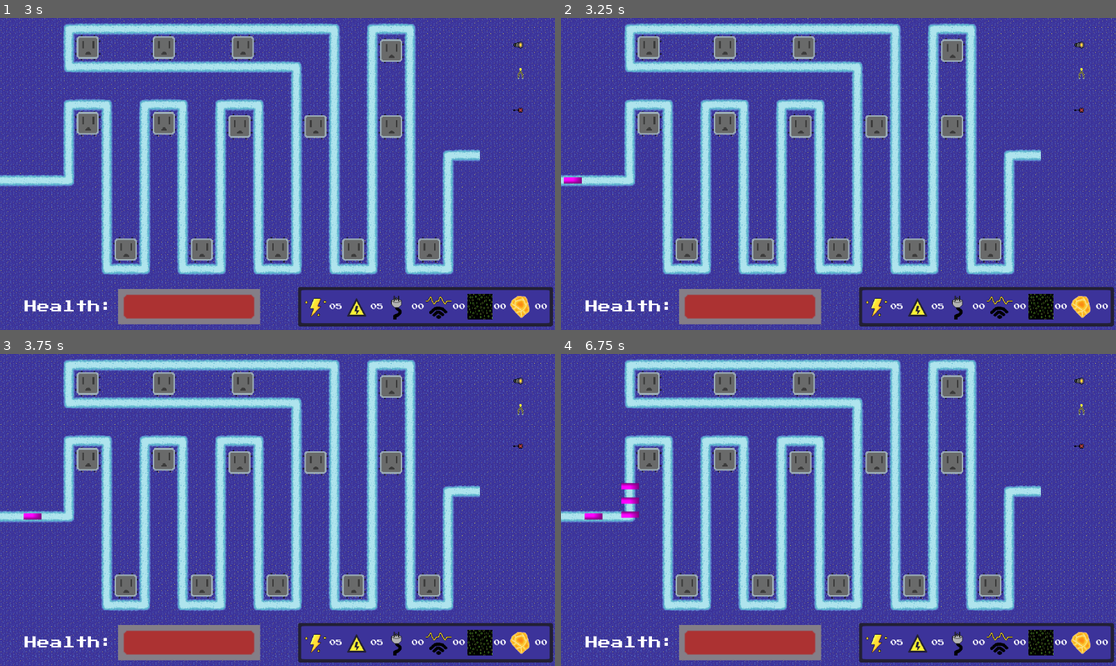
Above: before the commit, frames 1-4 (two rows, left to right).
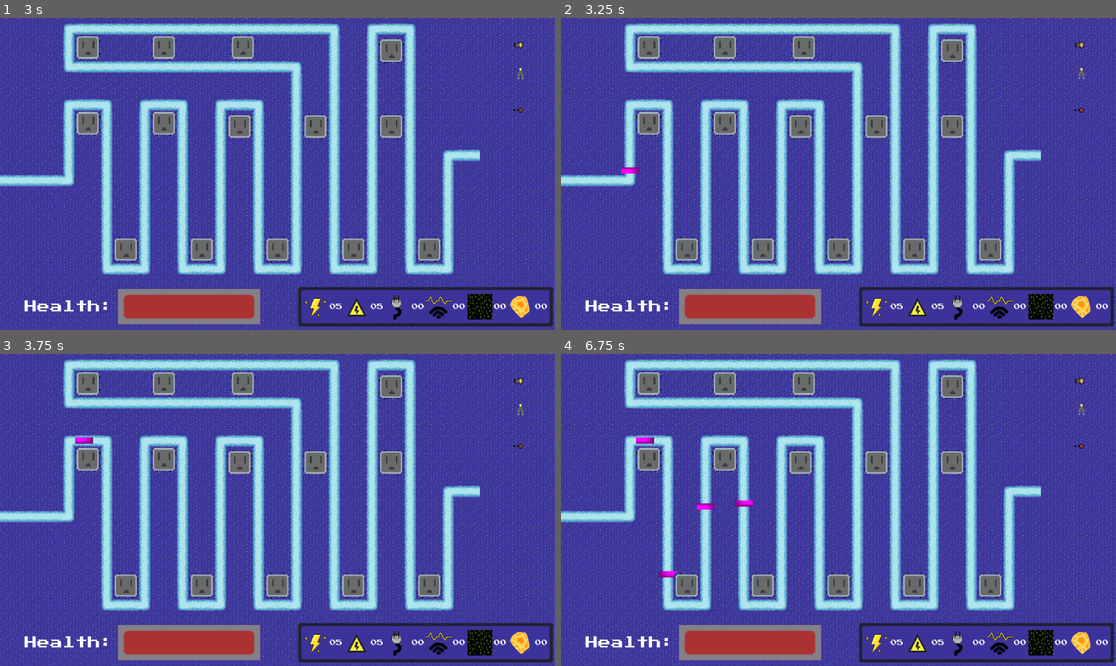
Above: after the commit, the same moments.

Repository: CalebJoines/Computer-Castle
Game: Godot game, scene res://Scenes/game.tscn
Same seed, same stepped clock (60 frames per second), same inputs: the game is played once before the commit and once after it. This scene is started directly instead of the project's main scene. Sound files missing from this copy of the repository are replaced by a short silence.
Inputs (mouse positions are in pixels of both pictures, inside the frame that each line leads up to):
- Up to frame 1 (3 s): click (521, 46) at 0.5 s; click (521, 77) at 1.25 s; click (521, 111) at 2 s; click (521, 46) at 2.75 s
- Up to frame 2 (3.25 s): no input
- Up to frame 3 (3.75 s): click (521, 413) at 3.5 s
- Up to frame 4 (6.75 s): click (1082, 447) at 4.25 s; click (1082, 382) at 5 s; click (1082, 413) at 5.75 s; click (1082, 447) at 6.5 s

Frame 1 is identical in both runs. In frame 2, 0.1% of the frame differs, in the area x 0-15%, y 47-54%; in frame 3, 0.1%; in frame 4, 0.6%, in the area x 4-35%, y 26-72%.

Commit message:
Enemy does damage to player when reaching the end. Have not yet implemented popup question scene

Diff:
--- a/computer-castle-/Scripts/enemy.gd
+++ b/computer-castle-/Scripts/enemy.gd
@@ -2,19 +2,28 @@
 class_name Enemy
 
 @export var max_hp: int = 10
-@export var move_speed: float = 35.0
+@export var move_speed: float = 350.0
 @export var damage_to_base: int = 1
 
 var path_follow
 var hp: int
 
+var rng = RandomNumberGenerator.new()
+
 func _ready():
+
+	rng.randomize()
 	add_to_group("enemies")
 	path_follow = get_parent()
 	hp = max_hp
 
 func _process(delta: float) -> void:
 	path_follow.progress += move_speed * delta
+	if path_follow.progress_ratio >= 1.0:
+		var dice_roll = rng.randi_range(1,10)
+		if dice_roll != 1:
+			ResourceManager.take_damage(1)
+			queue_free()
 
 func take_damage(amount: int):
 	hp -= amount
--- a/computer-castle-/Scripts/enemyspawner.gd
+++ b/computer-castle-/Scripts/enemyspawner.gd
@@ -40,6 +40,7 @@
 
 	# Example if using PathFollow2D
 	var path_follow := PathFollow2D.new()
+	path_follow.loop = false
 	path.add_child(path_follow)
 	path_follow.add_child(enemy)
 
